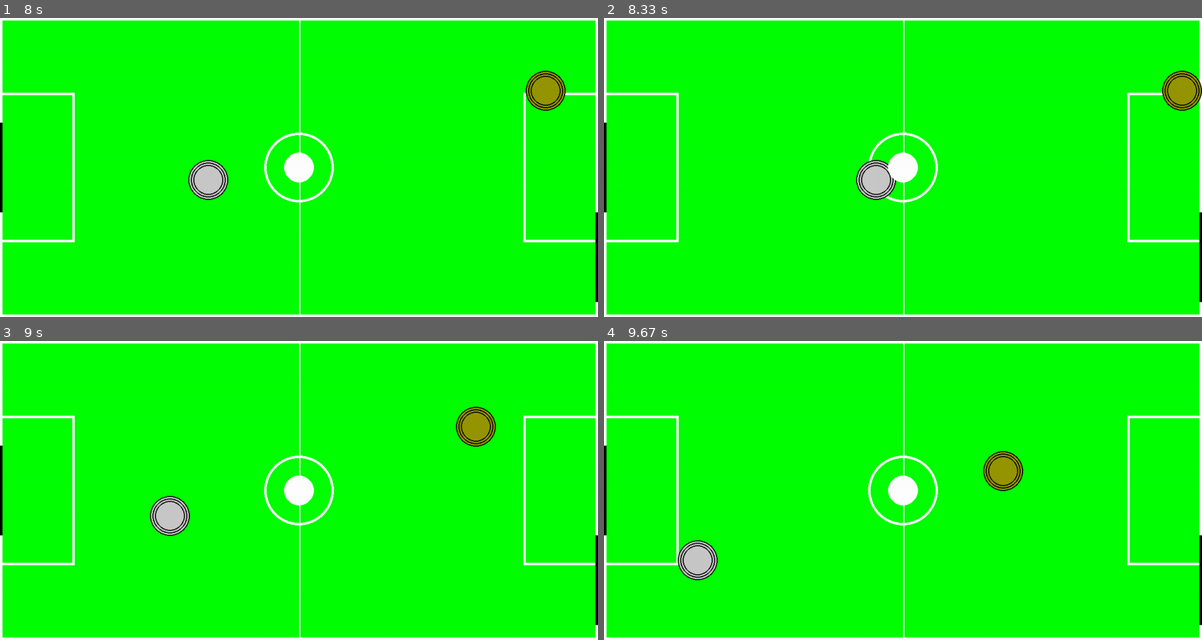
Above: before the commit, frames 1-4 (two rows, left to right).
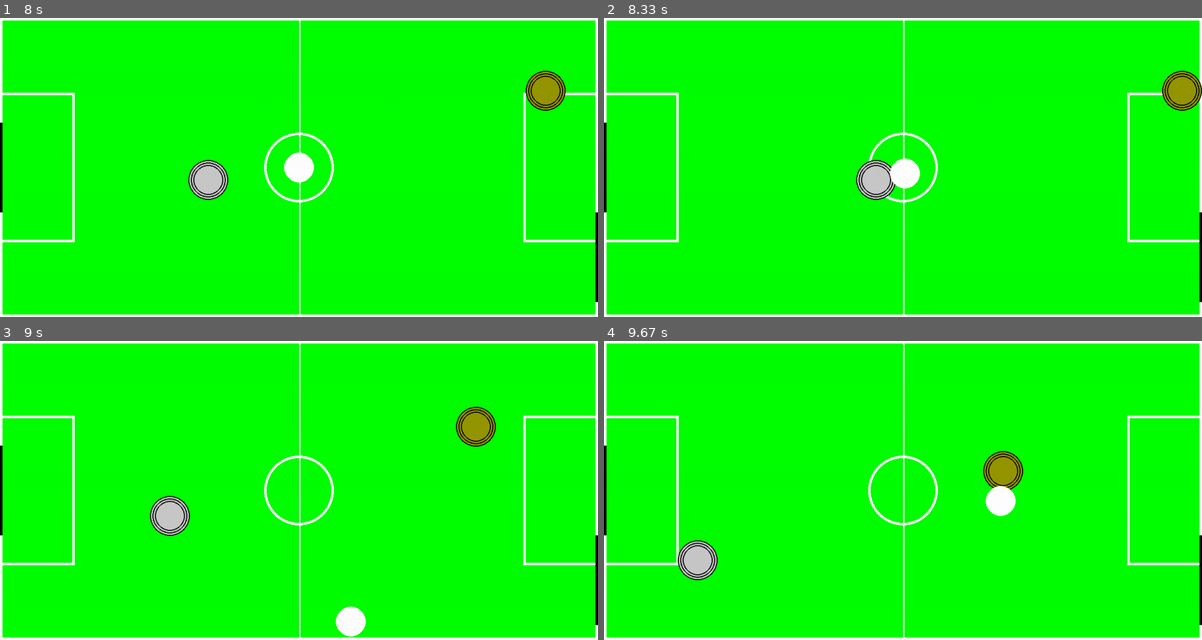
Above: after the commit, the same moments.

Repository: hentt30/game-ces22
Game: pygame game, started from main.py
Same seed, same stepped clock (60 frames per second), same inputs: the game is played once before the commit and once after it.
Inputs:
- Up to frame 1 (8 s): hold Up 0.33-0.8 s; hold Right 0.83-1.47 s; hold D 0.83-1.47 s; hold Down 1.5-1.87 s; hold S 1.5-1.87 s; hold Left 1.9-2.37 s; hold A 1.9-2.37 s; hold Right 2.4-2.87 s; hold D 2.4-2.87 s; hold Up 2.9-3.2 s; hold W 2.9-3.2 s; hold Right 3.23-3.7 s; hold D 3.23-3.7 s; hold Left 3.73-4.27 s; hold A 3.73-4.27 s; hold Down 4.3-4.6 s; hold S 4.3-4.6 s; hold Left 4.63-5.03 s; hold A 4.63-5.03 s; hold Up 5.07-5.43 s; hold W 5.07-5.43 s; hold Right 5.47-6.1 s; hold D 5.47-6.1 s; hold Down 6.13-6.5 s; hold S 6.13-6.5 s; hold Left 6.53-7 s; hold A 6.53-7 s; hold Right 7.03-7.5 s; hold D 7.03-7.5 s; hold Up 7.53-7.83 s; hold W 7.53-7.83 s; hold Right from 7.87 s (still down); hold D from 7.87 s (still down)
- Up to frame 2 (8.33 s): keep holding Right; keep holding D
- Up to frame 3 (9 s): release Right at 8.33 s; release D at 8.33 s; hold Left 8.37-8.9 s; hold A 8.37-8.9 s; hold Down from 8.93 s (still down); hold S from 8.93 s (still down)
- Up to frame 4 (9.67 s): release Down at 9.23 s; release S at 9.23 s; hold Left from 9.27 s (still down); hold A from 9.27 s (still down)

Frame 1 is identical in both runs. In frame 2, 0.2% of the frame differs, in the area x 47-53%, y 44-58%; in frame 3, 0.8%, in the area x 47-62%, y 44-99%; in frame 4, 0.8%.

Commit message:
Puck now moves but its movements area akward

Diff:
--- a/game/config/constants.py
+++ b/game/config/constants.py
@@ -63,6 +63,7 @@
 # strings
 PADDLE_RIGHT = "paddle_right"
 PADDLE_LEFT = "paddle_left"
+PUCK = "puck"
 
 # vetor de cores
 COLORS = [[(46, 120, 50), (66, 152, 60)], [(200, 72, 72), (255, 92, 92)],
--- a/game/model/puck.py
+++ b/game/model/puck.py
@@ -10,7 +10,7 @@
         self.x = x
         self.y = y
         self.radius = PUCK_SIZE
-        self.speed = PUCK_SPEED
+        self.speed = 0
         self.time_delta = TIME_DELTA
         self.field_height = HEIGHT
         self.field_width = WIDTH
@@ -76,6 +76,7 @@
 
     def paddle_collision(self, paddle) -> None:
 
+        self.speed = PUCK_SPEED
         px = paddle.get_pos()[0]
         py = paddle.get_pos()[1]
         if self.x == px:
--- a/game/model/state.py
+++ b/game/model/state.py
@@ -1,5 +1,6 @@
 from game.subscriber.events import *
 from game.model.paddle import Paddle
+from game.model.puck import Puck
 from game.config.constants import *
 from game.view.pygame_view import PyGameView
 import pygame
@@ -9,11 +10,13 @@
         self.event_manager = event_manager
         self.paddle_right = Paddle(PADDLE_RIGHT_X, PADDLE_RIGHT_Y, RIGHT)
         self.paddle_left = Paddle(PADDLE_LEFT_X, PADDLE_LEFT_Y, LEFT)
+        self.puck = Puck()
 
     def get_state(self) -> None:
         state = {
             "paddle_right": self.paddle_right.get_pos(),
-            "paddle_left": self.paddle_left.get_pos()
+            "paddle_left": self.paddle_left.get_pos(),
+            "puck": self.puck.get_pos()
         }
         return state
 
@@ -22,6 +25,7 @@
         """
         self.paddle_left.update()
         self.paddle_right.update()
+        self.puck.update(self.paddle_left, self.paddle_right)
         self.event_manager.post(ChangeStateEvent(self.get_state()))
 
 #####################
--- a/game/view/puck.py
+++ b/game/view/puck.py
@@ -9,6 +9,10 @@
         self.radius = PUCK_SIZE
         self.white = WHITE
 
+    def update(self, position) -> None:
+        self.x = position[0]
+        self.y = position[1]
+
     def render(self, screen) -> None:
         pygame.draw.circle(screen, self.white, (int(self.x), int(self.y)),
                            self.radius)
--- a/game/view/pygame_view.py
+++ b/game/view/pygame_view.py
@@ -55,6 +55,7 @@
         """
         self.paddle_right.update(new_state[PADDLE_RIGHT])
         self.paddle_left.update(new_state[PADDLE_LEFT])
+        self.puck.update(new_state[PUCK])
 
     def initialize(self) -> None:
         """Inicializa o jogo
